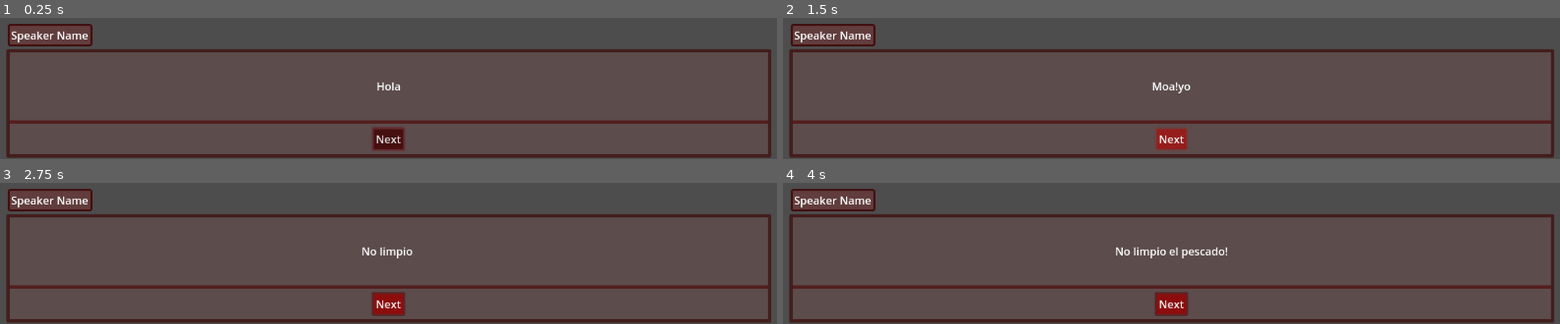
Above: before the commit, frames 1-4 (two rows, left to right).
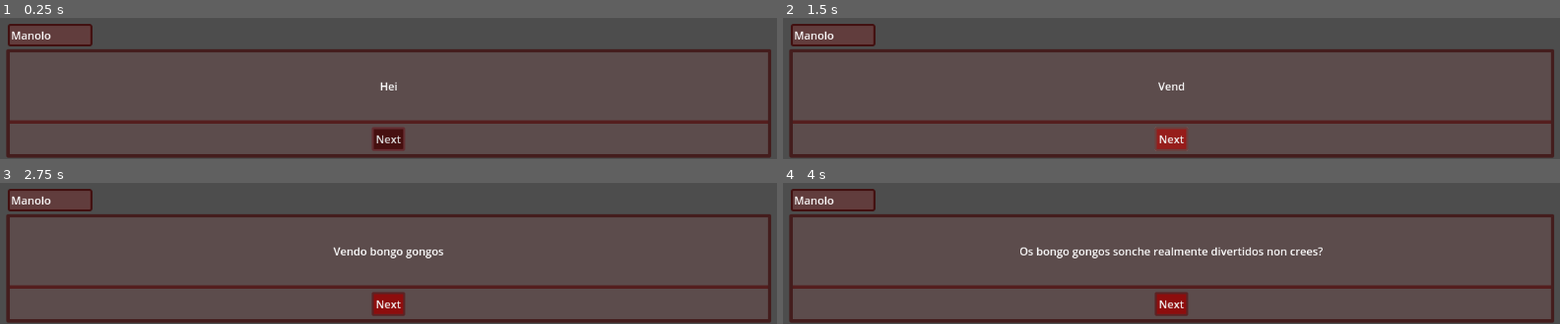
Above: after the commit, the same moments.

Repository: Jerrylikesgreen/-la-Santa-Compa-a
Game: Godot game, scene res://Scenes/dialog_gui.tscn
Same seed, same stepped clock (60 frames per second), same inputs: the game is played once before the commit and once after it. The project has no main scene, so this scene is started directly.
Inputs (mouse positions are in pixels of both pictures, inside the frame that each line leads up to):
- Up to frame 1 (0.25 s): no input
- Up to frame 2 (1.5 s): click "Next" at 0.5 s; click "Next" at 1.25 s
- Up to frame 3 (2.75 s): move the mouse to (outside the picture) at 2.02 s; hold D (Right) from 2.03 s (still down); click (outside the picture) at 2.1 s
- Up to frame 4 (4 s): move the mouse to (outside the picture) at 2.77 s; release D (Right) at 2.78 s; hold S (Down) 2.78-3.53 s; click (outside the picture) at 2.85 s; move the mouse to (outside the picture) at 3.52 s; hold D (Right) from 3.53 s (still down); click (outside the picture) at 3.6 s

The runs differ from the first frame. In frame 1, 0.4% of the frame differs, in the area x 1-52%, y 9-52%; in frame 2, 0.5%; in frame 3, 0.8%; in frame 4, 1.6%, in the area x 1-70%, y 9-54%.
Error before the commit: Invalid access of index '4' on a base object of type: 'Array'. (res://dialog_system.gd:23)

Commit message:
Now can acces throw csv file and select according to languaje, also can change name based on csv key change_name
Extra: Now if text is writting and you press enter, the text will be fully writted

Diff:
--- /dev/null
+++ b/Assets/Dialogues/santa_compaña_dialgue_test.csv
@@ -0,0 +1,23 @@
+key;en;es;gl
+change_name;Manolo;Manolo;Manolo
+text_000;Hey;Hey;Hei
+text_001;I am Manolo;Soy Manolo;Son Manolo
+text_002;I sell bongo gongos;Vendo bongo gongos;Vendo bongo gongos
+text_003;Bongo gongos are really funny don´t you think?;Los bongo gongos son realmente divertidos no crees?;Os bongo gongos sonche realmente divertidos non crees?
+text_004;BONGO BONGO;BONGO BONGO;BONGO BONGO
+text_005;GONGO GONGO;GONGO GONGO;GONGO GONGO
+text_006;AAA;AAA;AAA
+text_007;EEE;EEE;EEE
+text_008;BONGOS ARE MY ONLY REASON TO LIVE;LOS BONGOS SON MI UNA RAZON DE VIVIR;OS BONGOS SON A MIÑA UNICA RAZON DE VIVIR
+text_009;Oh...;Oh...;Oh...
+text_010;You have bought all my bongo gongos;Compraste todos mis bongo gongos;Compraches todos os meus bongo gongos
+text_011;Now I don´t have bongos;Ahora no tengo bongos;Agora non teño bongos
+change_name;Customer;Cliente;Cliente
+text_012;NOW BONGOS ARE MY YOU BITCH;AHORA LOS BONGOS SON MIOS ZORRA;AGORA OS BONGOS SON MEUS MIÑOCA
+change_name;Manolo;Manolo;Manolo
+text_013;Noooooooooooooooo....;Noooooooooooooooo....;Noooooooooooooooo....
+text_014;ooooooo...;ooooooo...;ooooooo...
+text_015;ooooo......;ooooo......;ooooo......
+text_016;:(;:(;:(
+change_name;M.Rajoy;M.Rajoy;M.Rajoy
+text_017;END FOR TEST, VIVA EL VINO;SE ACABO EL TEST, VIVA EL VINO;ACABOUSE O TEST, VIVA O VIÑO
--- a/dialog_system.gd
+++ b/dialog_system.gd
@@ -1,14 +1,19 @@
 extends CanvasLayer
 
 ## VARIABLES
+# Export
+@export var path_csv = "res://Assets/Dialogues/santa_compaña_dialgue_test.csv"
+@export var languaje_key = "gl"
 # OnReady
 @onready var dialogue_text = $DialogContainer/VBoxContainer/TextOutputContainer/TextOutput
 @onready var name_text = $SpeakerNameLabel
 @onready var next_button = $DialogContainer/VBoxContainer/DialogOptions/NextButton
 # Text
-var arr_dialogue = ["Hola","Antonio Recio!","Mayorista!","No limpio el pescado!"]
+#var arr_dialogue = ["Hola","Antonio Recio!","Mayorista!","No limpio el pescado!"]
+var arr_dialogue = []
 var text_speed = 0.05
 var index_text = 0
+var writting = false
 # AutoMode
 var auto_mode_normal = false
 var auto_mode_walk = false
@@ -16,19 +21,71 @@
 ## FUNC
 # ready-process
 func _ready():
-	progressive_text(arr_dialogue[0])
+	load_csv(path_csv)
+	get_next_line()
+
 func _process(_delta):
 	if Input.is_action_just_pressed("Enter"):
-		index_text += 1
-		progressive_text(arr_dialogue[index_text])
+		if writting:
+			writting = false
+			dialogue_text.text = arr_dialogue[index_text-1][languaje_key]
+		else:
+			get_next_line()
 
 # Extra
+func load_csv(path: String) -> void:
+	var file := FileAccess.open(path, FileAccess.READ)
+	if file == null:
+		push_error("ERROR WHEN ENTER THE CSV FILE")
+		return
+
+	var headers := []
+	while not file.eof_reached():
+		var line := file.get_line()
+		if line.is_empty():
+			continue
+
+		var values := line.split(";")
+
+		# Primera linea
+		if headers.is_empty():
+			headers = values
+			continue
+
+		var row := {}
+		for i in range(headers.size()):
+			row[headers[i]] = values[i]
+
+		arr_dialogue.append(row)
+
+	file.close()
+
+func get_next_line():
+	if index_text >= arr_dialogue.size():
+		return
+
+	var row = arr_dialogue[index_text]
+	index_text += 1
+
+	match row["key"]:
+		"change_name":
+			name_text.text = row[languaje_key]
+			get_next_line()
+		_:
+			progressive_text(row[languaje_key])
+
 func progressive_text(new_text):
+
+	writting = true
 
 	# We clear the previous string from the dialogue
 	dialogue_text.text = ""
 
 	# We add every character and wait x seconds to add the next
 	for character in new_text:
+		if !writting: break
 		dialogue_text.text += character
 		await get_tree().create_timer(text_speed).timeout
+
+
+	writting = false
--- a/project.godot
+++ b/project.godot
@@ -59,6 +59,10 @@
 ]
 }
 
+[internationalization]
+
+locale/translations=PackedStringArray("res://Assets/Dialogues/santa_compaña_dialgue_test.en.translation", "res://Assets/Dialogues/santa_compaña_dialgue_test.es.translation", "res://Assets/Dialogues/santa_compaña_dialgue_test.gl.translation")
+
 [rendering]
 
 textures/canvas_textures/default_texture_filter=2
Not shown, added: Assets/Dialogues/santa_compaña_dialgue_test.csv.import
Binary file added: Assets/Dialogues/santa_compaña_dialgue_test.en.translation
Binary file added: Assets/Dialogues/santa_compaña_dialgue_test.es.translation
Binary file added: Assets/Dialogues/santa_compaña_dialgue_test.gl.translation
